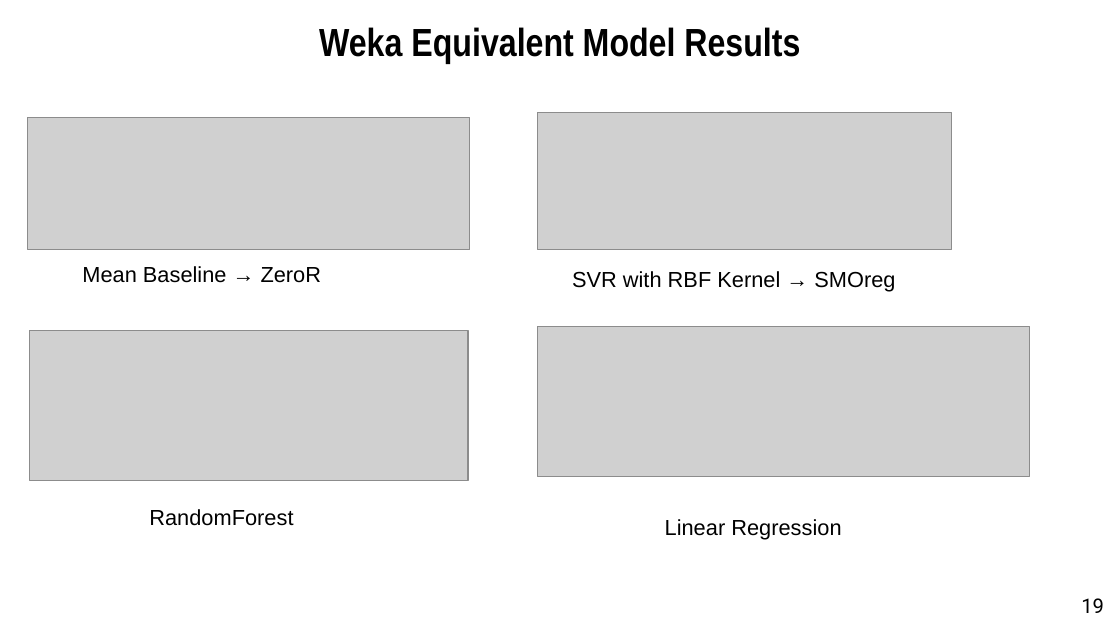
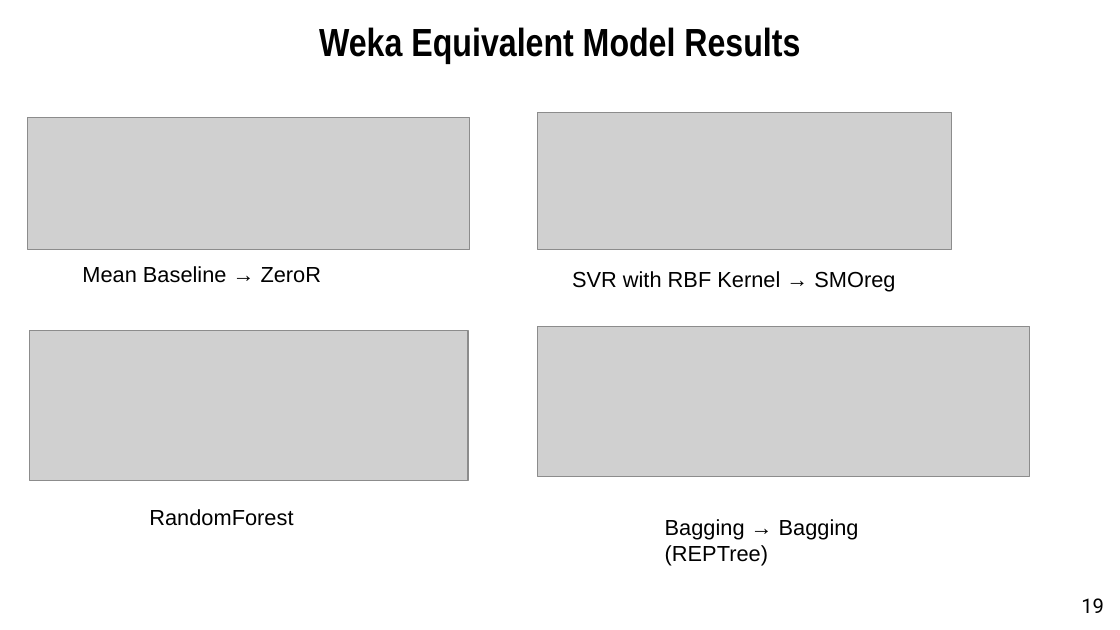
Before and after one commit to k-i-mahi/ml-project, a slide deck: slide 19 of FINAL_PROJECT/University_Website_Quality_Presentation.pptx. Drawn at 1120x630 pixels with LibreOffice and Linux fonts; fonts in the diff are those of the drawing; grey boxes stand for pictures. Boxes give left, top, right and bottom in pixels: in the first picture for what was removed or moved away, otherwise in the second. Text is boxed around its words. In the diff, an @@ line names an element or a change of style, - is before the commit and + after.

```diff
--- a/FINAL_PROJECT/University_Website_Quality_Presentation.pptx
+++ b/FINAL_PROJECT/University_Website_Quality_Presentation.pptx
@@ text at (x1=665, y1=519, x2=859, y2=566): text changed @@
-Linear Regression
+Bagging → Bagging (REPTree)
```
Also in this commit, not shown: 6 other slides changed, 5 other files.
